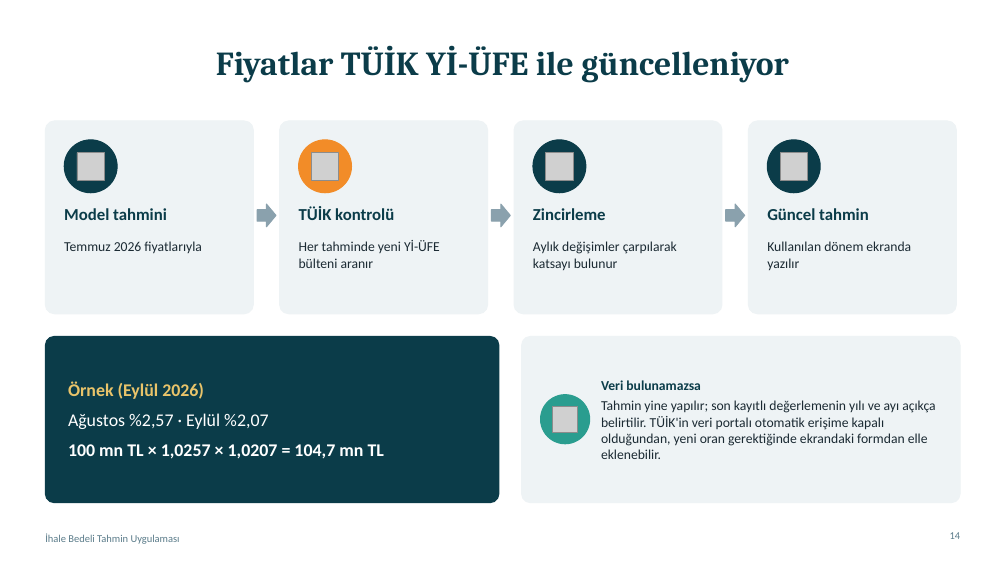
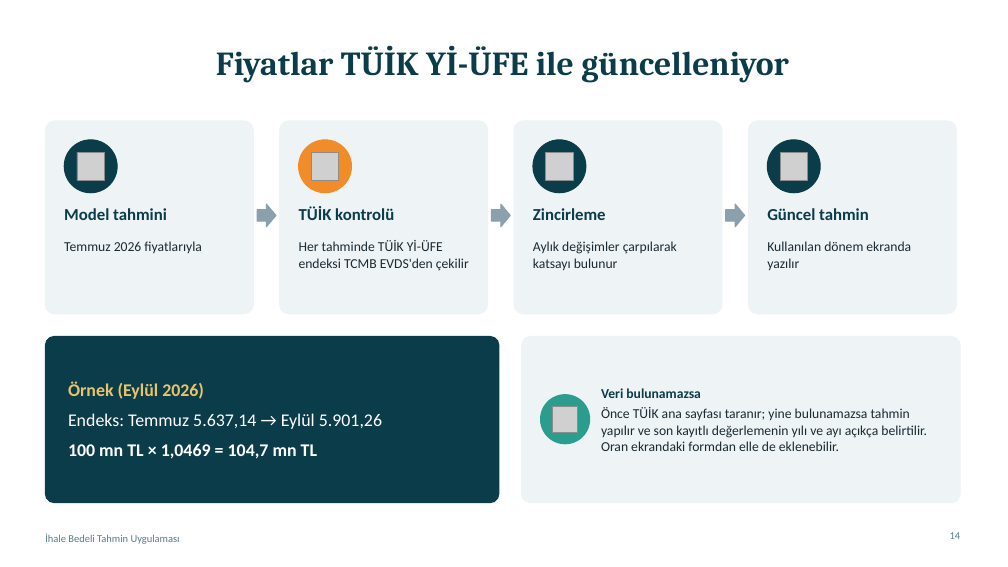
Before and after one commit to furkanatlan/ihale_tahmin, a slide deck: slide 14 of sunum/ihale_tahmin_sunumu.pptx. Drawn at 1008x567 pixels with LibreOffice and Linux fonts; fonts in the diff are those of the drawing; grey boxes stand for pictures. Boxes give left, top, right and bottom in pixels: in the first picture for what was removed or moved away, otherwise in the second. Text is boxed around its words. In the diff, an @@ line names an element or a change of style, - is before the commit and + after.

```diff
--- a/sunum/ihale_tahmin_sunumu.pptx
+++ b/sunum/ihale_tahmin_sunumu.pptx
@@ text at (299, 240, 469, 271): text changed @@
-Her tahminde yeni Yİ-ÜFE bülteni aranır
+Her tahminde TÜİK Yİ-ÜFE endeksi TCMB EVDS'den çekilir
@@ text at (68, 413, 382, 459): text changed; bold off @@
-Ağustos %2,57 · Eylül %2,07
-100 mn TL × 1,0257 × 1,0207 = 104,7 mn TL
+Endeks: Temmuz 5.637,14 → Eylül 5.901,26
+100 mn TL × 1,0469 = 104,7 mn TL
@@ text at (601, 407, 927, 451): text changed @@
-Tahmin yine yapılır; son kayıtlı değerlemenin yılı ve ayı açıkça belirtilir. TÜİK'in veri portalı otomatik erişime kapalı olduğundan, yeni oran gerektiğinde ekrandaki formdan elle eklenebilir.
+Önce TÜİK ana sayfası taranır; yine bulunamazsa tahmin yapılır ve son kayıtlı değerlemenin yılı ve ayı açıkça belirtilir. Oran ekrandaki formdan elle de eklenebilir.
```
Also in this commit, not shown: 2 other slides changed, 6 other files.
